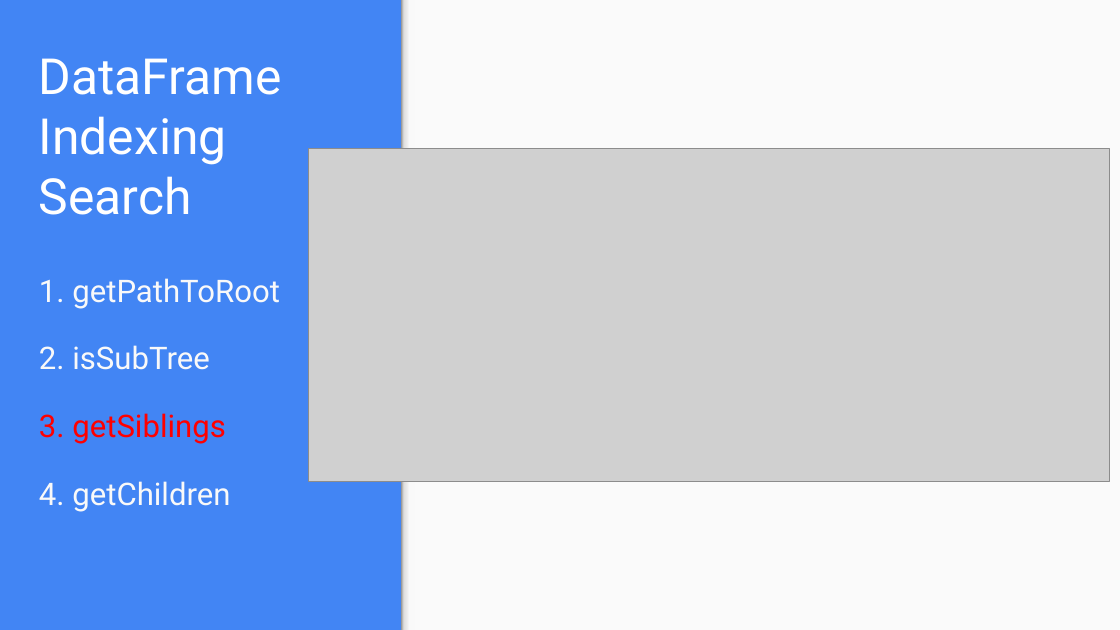
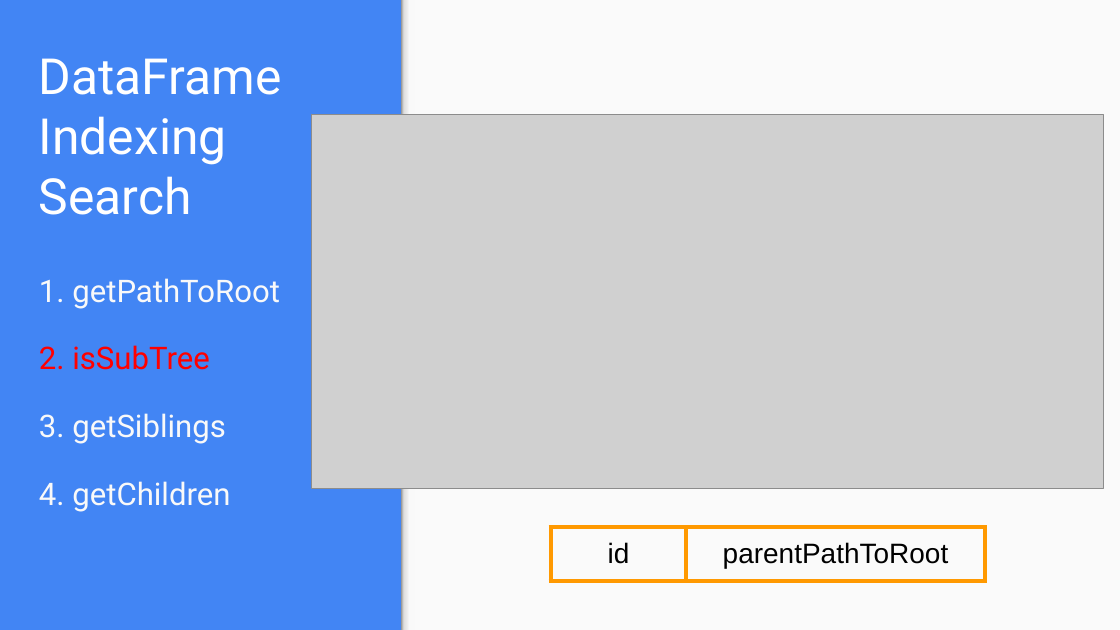
Before and after one commit to Houzl/CSYE7200FinalProject, a slide deck: slide 24 of CSYE7200 Scala Final Presentation Slides.pptx (slide 25 before the commit). Drawn at 1120x630 pixels with LibreOffice and Linux fonts; fonts in the diff are those of the drawing; grey boxes stand for pictures. Boxes give left, top, right and bottom in pixels: in the first picture for what was removed or moved away, otherwise in the second. Text is boxed around its words. In the diff, an @@ line names an element or a change of style, - is before the commit and + after.

```diff
--- a/CSYE7200 Scala Final Presentation Slides.pptx
+++ b/CSYE7200 Scala Final Presentation Slides.pptx
@@ picture: place and size @@
-picture at (309,149,1110,482)
+picture at (311,114,1103,488)
@@ text at (39,345,226,444): text colour #F9F9F9 to #FF0000 in "2. isSubTree"; text colour #FF0000 to #F9F9F9 in "3. getSiblings" @@
@@ table added at (551,528,986,584), 1 rows, 2 columns @@
+id | parentPathToRoot
```
Also in this commit, not shown: 17 other slides changed, 1 slide added.
